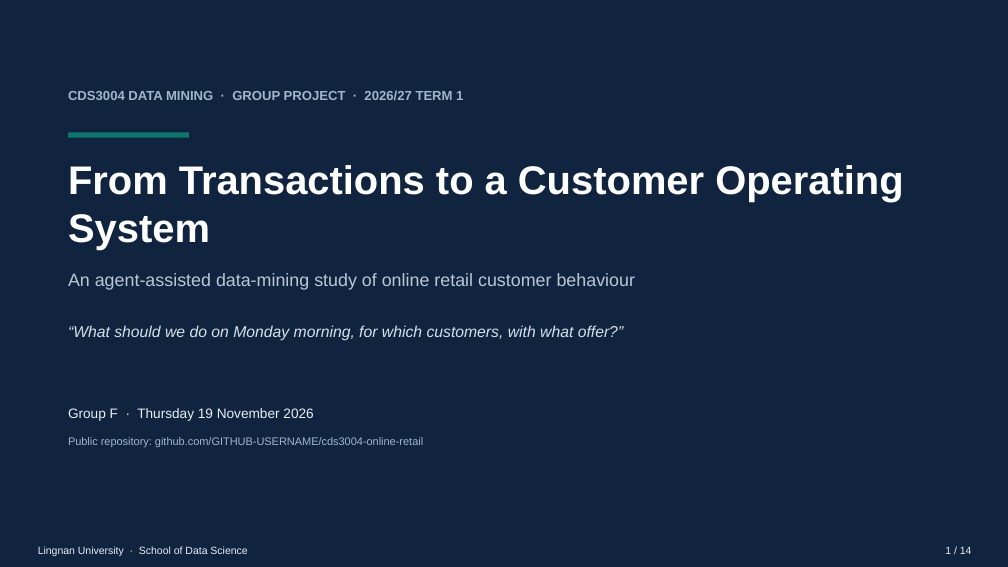
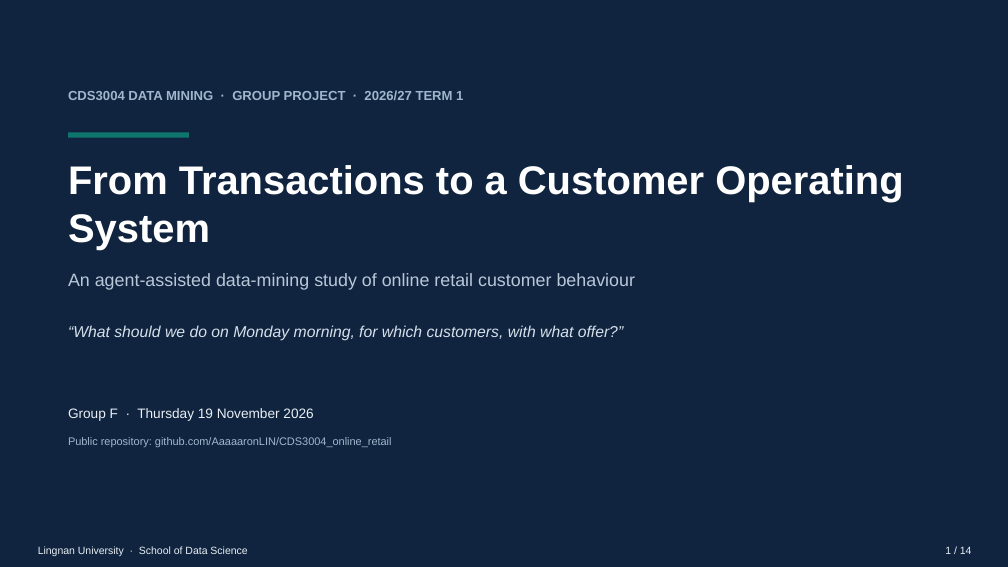
Before and after one commit to AaaaaronLIN/CDS3004_online_retail, a slide deck: slide 1 of submission/final/CDS3004_GroupF_CRN234_Slides.pptx. Drawn at 1008x567 pixels with LibreOffice and Linux fonts; fonts in the diff are those of the drawing. Boxes give left, top, right and bottom in pixels: in the first picture for what was removed or moved away, otherwise in the second. Text is boxed around its words. In the diff, an @@ line names an element or a change of style, - is before the commit and + after.

Commit message:
docs: set real repository URL (AaaaaronLIN/CDS3004_online_retail)

```diff
--- a/submission/final/CDS3004_GroupF_CRN234_Slides.pptx
+++ b/submission/final/CDS3004_GroupF_CRN234_Slides.pptx
@@ text at <box>68,437,392,447</box>: text changed @@
-Public repository: github.com/GITHUB-USERNAME/cds3004-online-retail
+Public repository: github.com/AaaaaronLIN/CDS3004_online_retail
```
Also in this commit, not shown: 26 other files.
